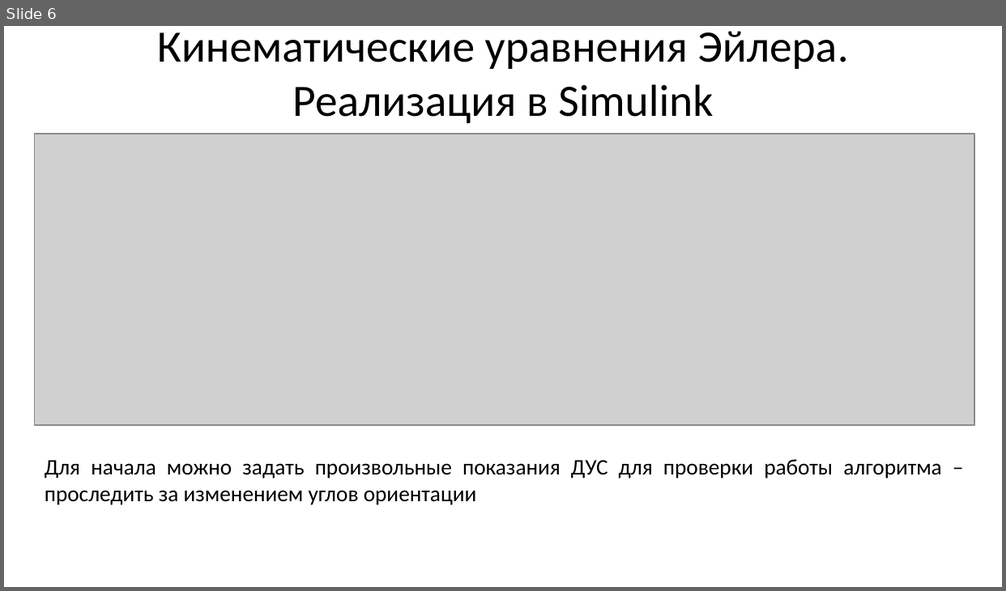
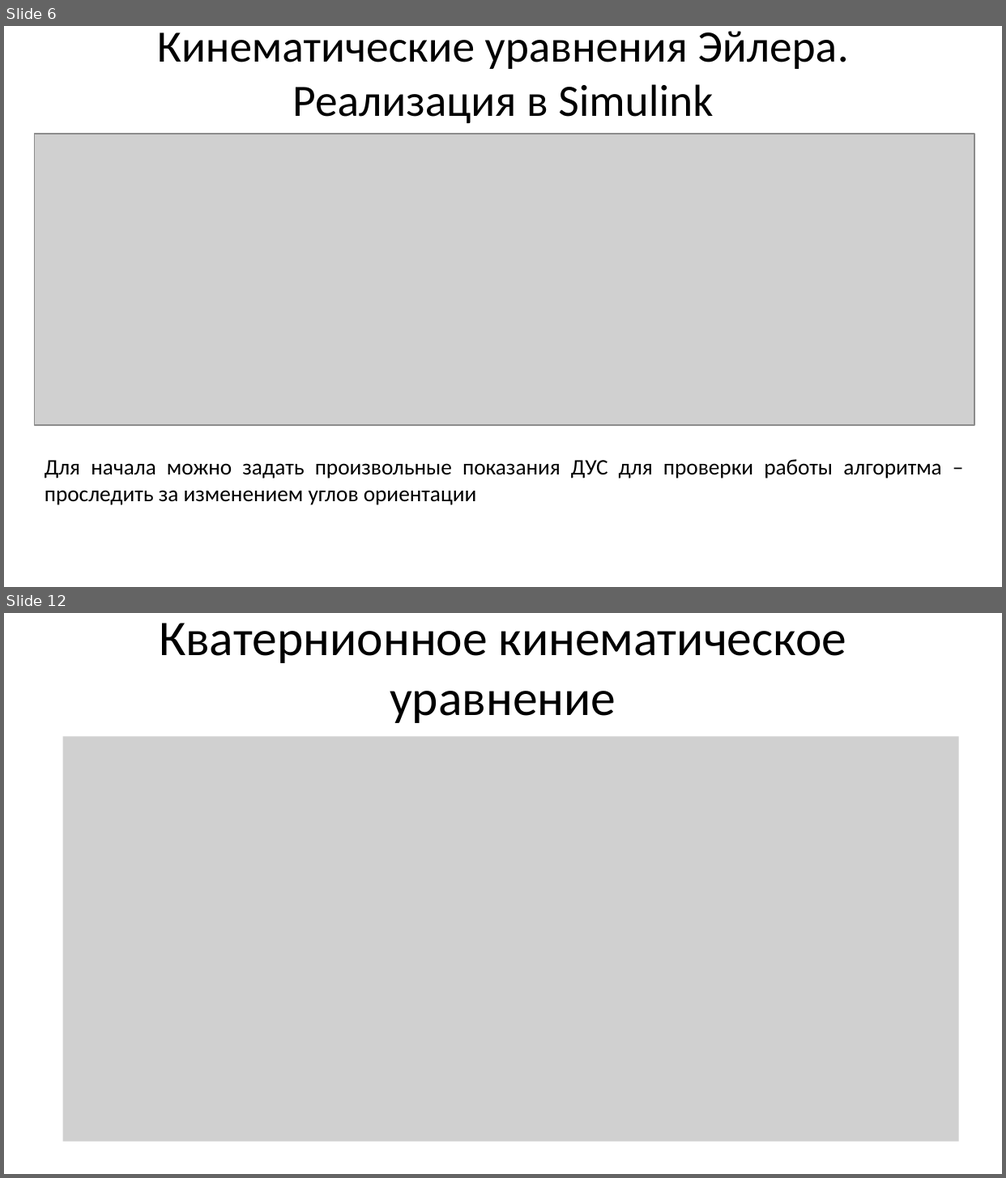
Before and after one commit to Suturin-Daniil/FlightDynamics2025, a slide deck: Презентации/L2/L2.pptx. Shown one above the other, each under a label of ours: slide 6 before the commit, slides 6 and 12 after it; the slides between them are not shown. The pictures are 1006x591 and 1006x1178 pixels, drawn with LibreOffice and Linux fonts; fonts in the diff are those of the drawing; grey boxes stand for pictures. Boxes give left, top, right and bottom in pixels: in the first picture for what was removed or moved away, otherwise in the second. Text is boxed around its words. In the diff, an @@ line names an element or a change of style, - is before the commit and + after.

```diff
--- a/Презентации/L2/L2.pptx
+++ b/Презентации/L2/L2.pptx
@@ slide 12 added at box(4, 613, 1002, 1174), background #FFFFFF @@
@@ title added at box(159, 623, 846, 723), 36 pt, text #000000 @@
+Кватернионное кинематическое уравнение
@@ picture added at box(63, 737, 959, 1142) @@
```
Also in this commit, not shown: 2 slides changed, 4 other slides added, 1 slide removed, 4 other files.
